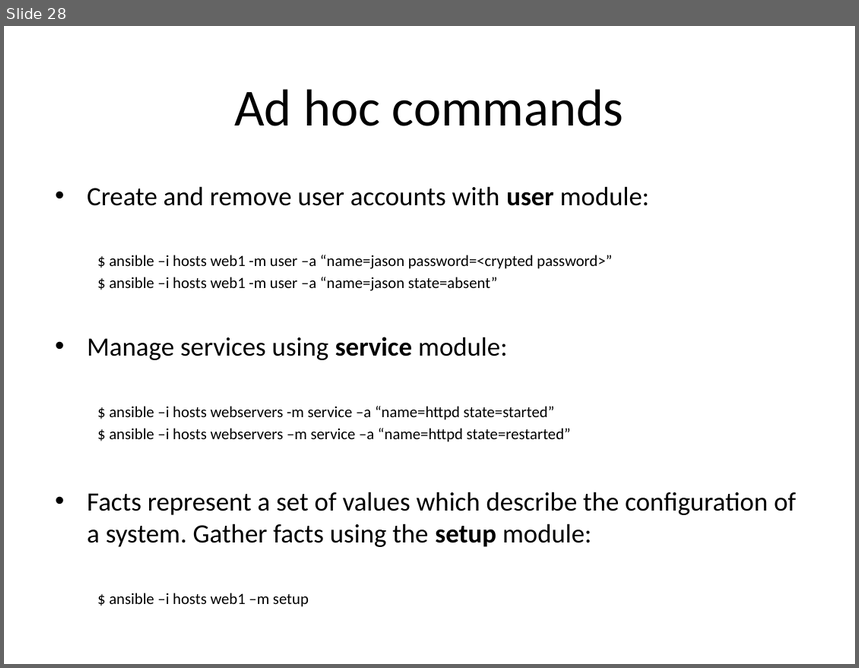
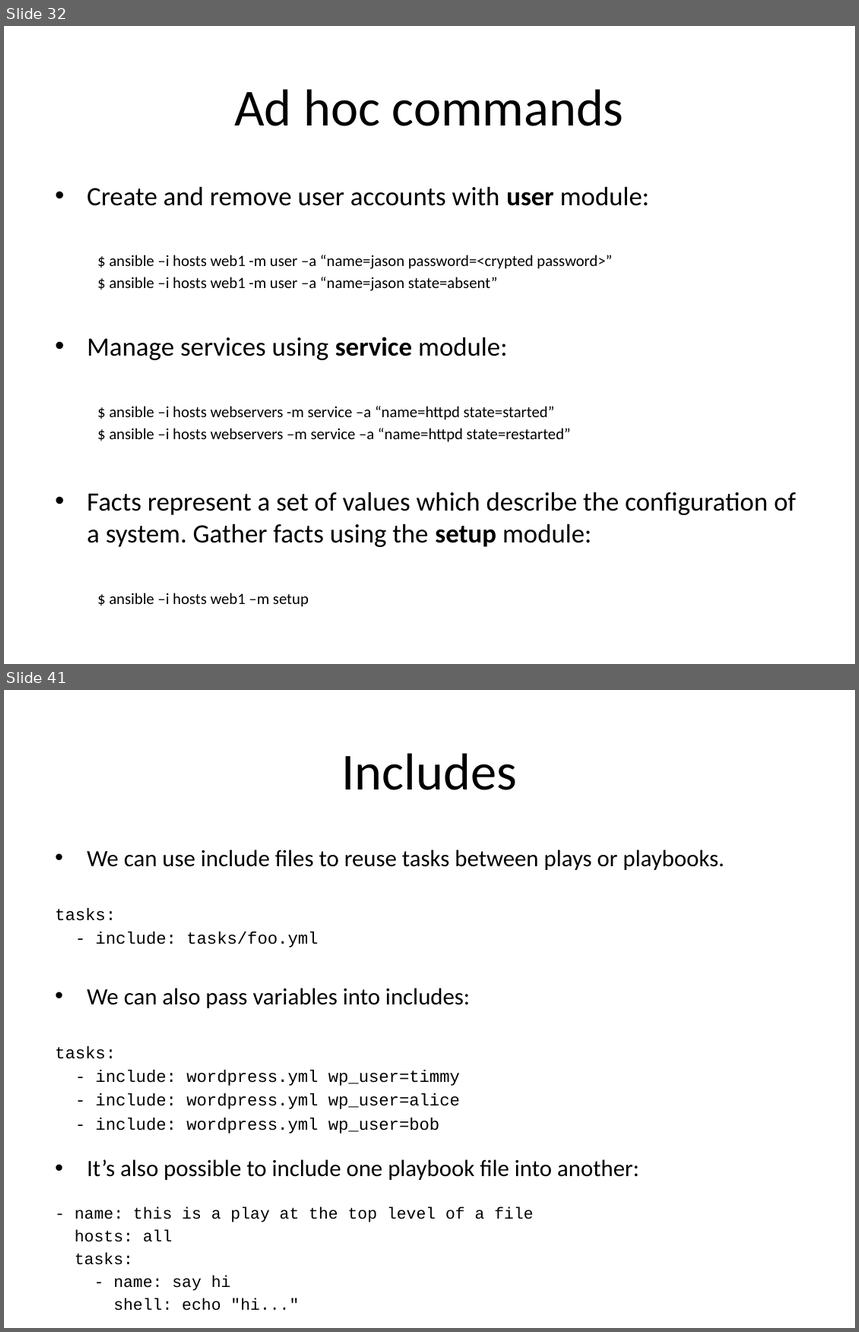
Before and after one commit to jasondbaker/infrastructure-class, a slide deck: lectures/infrastructure-week-10.pptx. Shown one above the other, each under a label of ours: slide 28 before the commit, slides 32 and 41 after it; the slides between them are not shown. The pictures are 859x668 and 859x1332 pixels, drawn with LibreOffice and Linux fonts; fonts in the diff are those of the drawing. Boxes give left, top, right and bottom in pixels: in the first picture for what was removed or moved away, otherwise in the second. Text is boxed around its words. In the diff, an @@ line names an element or a change of style, - is before the commit and + after.

```diff
--- a/lectures/infrastructure-week-10.pptx
+++ b/lectures/infrastructure-week-10.pptx
@@ slide 41 added at [4,690,855,1328], background #FFFFFF @@
@@ title added at [342,753,517,790], 44 pt, text #000000 @@
+Includes
@@ text added at [55,850,725,1311], 19.8 pt, text #000000 @@
+• We can use include files to reuse tasks between plays or playbooks.
+tasks:
+- include: tasks/foo.yml
+• We can also pass variables into includes:
+tasks:
+- include: wordpress.yml wp_user=timmy
+- include: wordpress.yml wp_user=alice
+- include: wordpress.yml wp_user=bob
+• It’s also possible to include one playbook file into another:
+- name: this is a play at the top level of a file
+hosts: all
+tasks:
+- name: say hi
+shell: echo "hi..."
+- include: load_balancers.yml
+- include: webservers.yml
@@ what was slide 28 is now slide 32 @@
```
Also in this commit, not shown: 2 slides changed, 27 other slides added.
